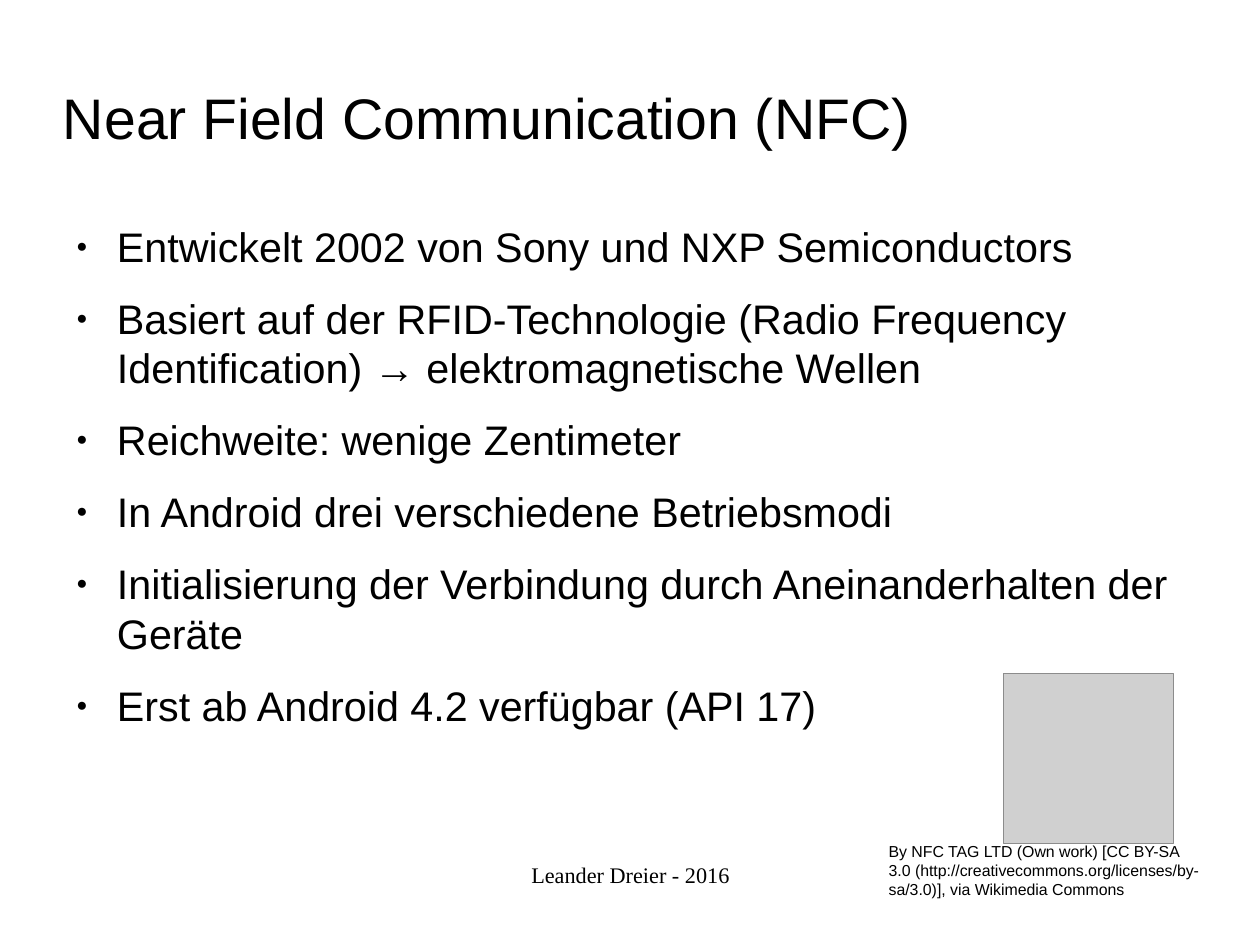
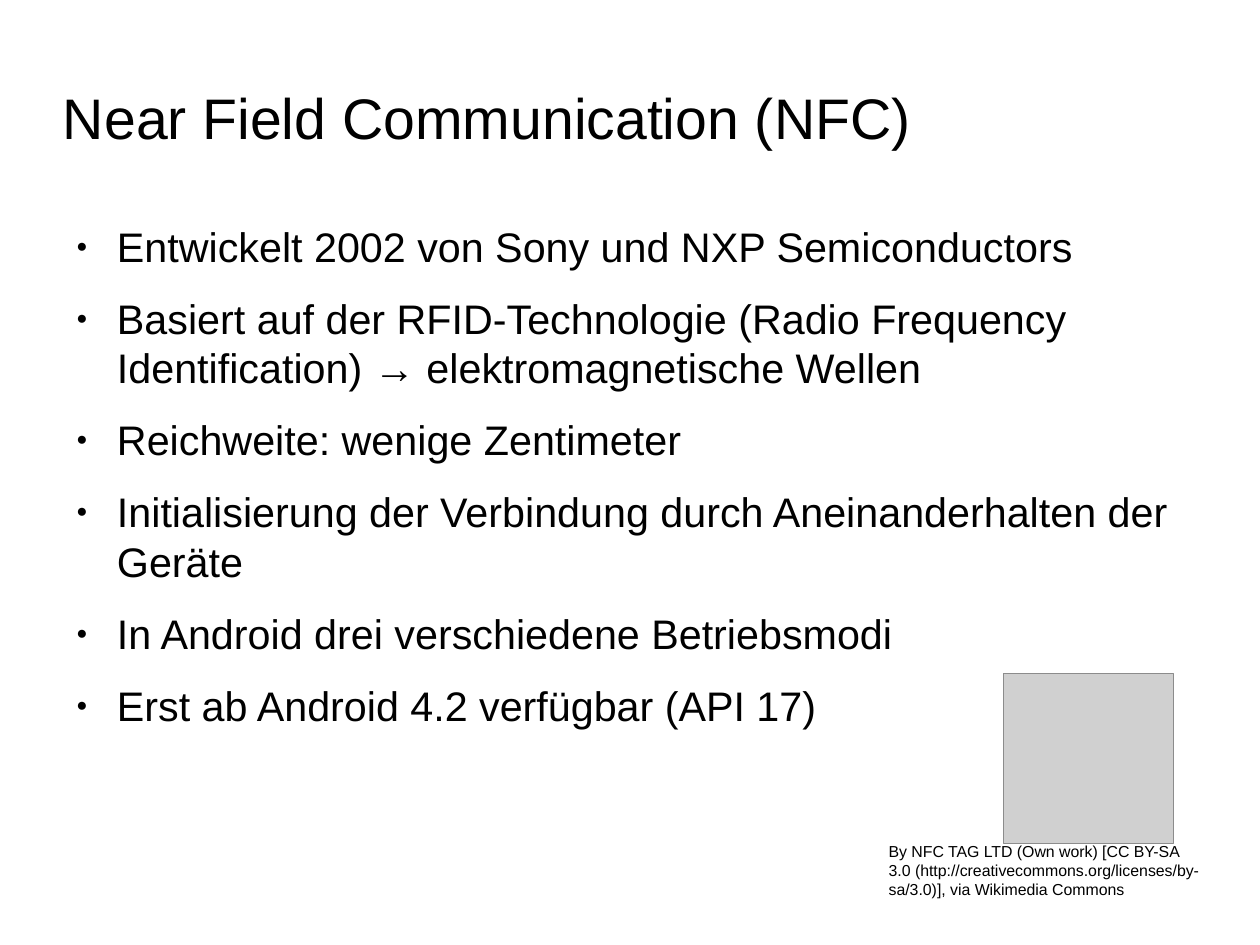
Before and after one commit to leletec/NameMemo, a slide deck: slide 8 of ref.odp. Drawn at 1260x945 pixels with LibreOffice and Linux fonts; fonts in the diff are those of the drawing; grey boxes stand for pictures; background and template pictures are left out. Boxes give left, top, right and bottom in pixels: in the first picture for what was removed or moved away, otherwise in the second. Text is boxed around its words. In the diff, an @@ line names an element or a change of style, - is before the commit and + after.

```diff
--- a/ref.odp
+++ b/ref.odp
@@ text at (117, 497, 1168, 578): paragraph added @@
+● Initialisierung der Verbindung durch Aneinanderhalten der Geräte
@@ text at (117, 569, 1168, 650): paragraph removed @@
-● Initialisierung der Verbindung durch Aneinanderhalten der Geräte
@@ text removed at (531, 867, 730, 884) @@
-Leander Dreier - 2016
```
Also in this commit, not shown: 11 other slides changed, 1 slide added, 1 slide removed.
